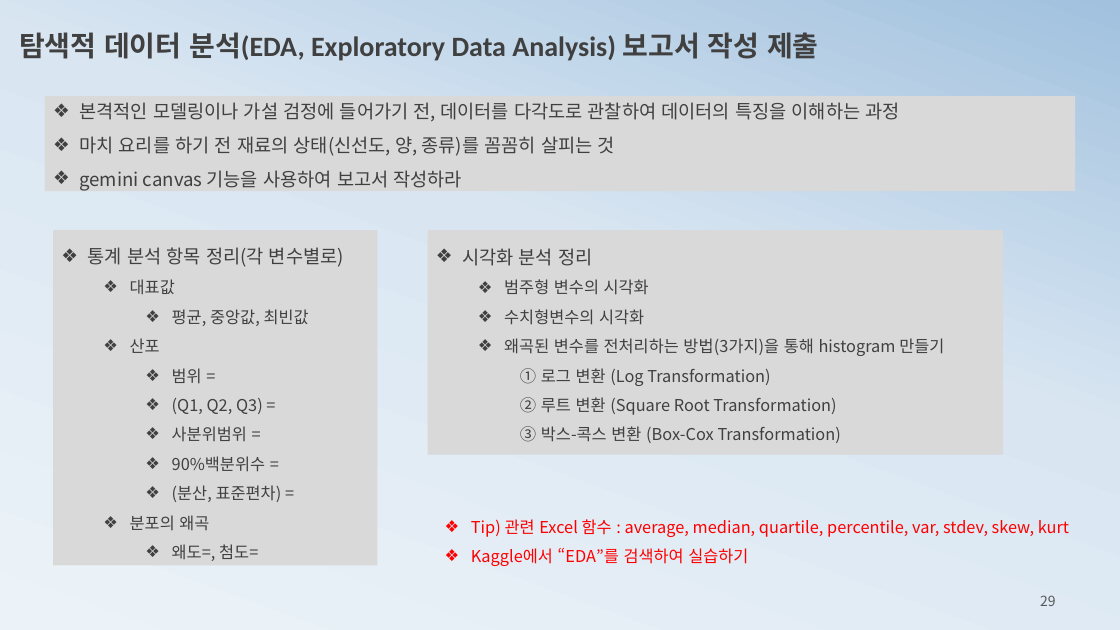
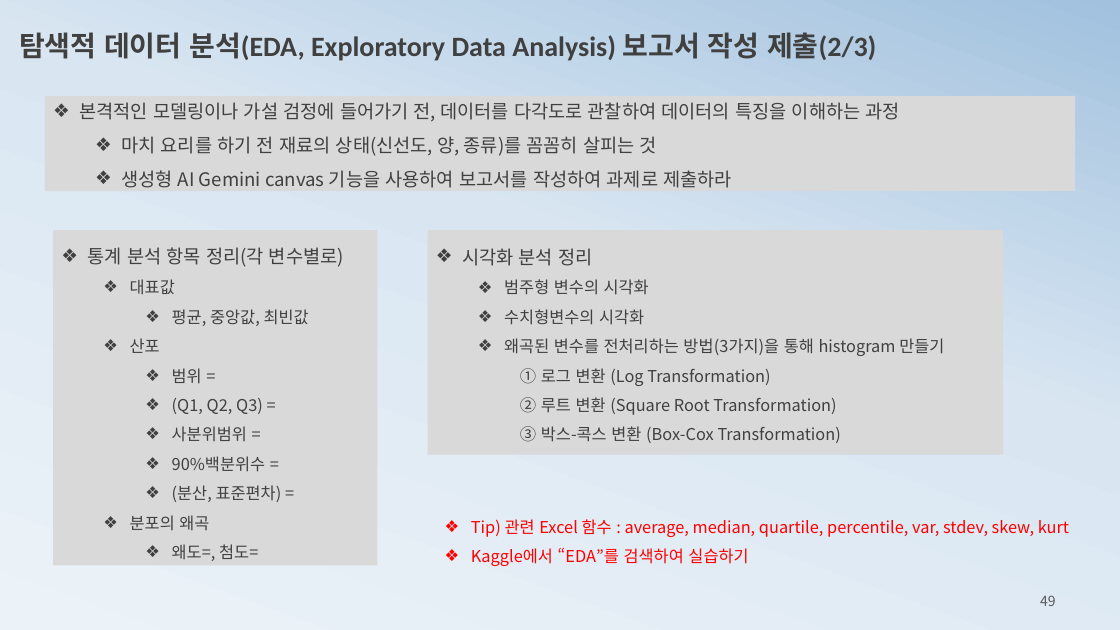
Before and after one commit to ancestor9/mathematics-for-machine-learning, a slide deck: slide 49 of 1_statistics for machine learning.pptx (slide 29 before the commit). Drawn at 1120x630 pixels with LibreOffice and Linux fonts; fonts in the diff are those of the drawing. Boxes give left, top, right and bottom in pixels: in the first picture for what was removed or moved away, otherwise in the second. Text is boxed around its words. In the diff, an @@ line names an element or a change of style, - is before the commit and + after.

```diff
--- a/1_statistics for machine learning.pptx
+++ b/1_statistics for machine learning.pptx
@@ text at [19,32,876,61]: text changed @@
-탐색적 데이터 분석(EDA, Exploratory Data Analysis) 보고서 작성 제출
+탐색적 데이터 분석(EDA, Exploratory Data Analysis) 보고서 작성 제출(2/3)
@@ text in rectangle at [121,136,657,156]: list level 1 to 2 in "마치 요리를 하기 전 재료의 ..." @@
@@ text in rectangle at [121,170,732,188]: text changed @@
-❖ gemini canvas 기능을 사용하여 보고서 작성하라
+  ❖ 생성형 AI Gemini canvas 기능을 사용하여 보고서를 작성하여 과제로 제출하라
@@ page number at [1040,595,1056,606]: text changed @@
-29
+49
```
Also in this commit, not shown: 18 other slides changed, 5 slides added, 2 slides removed.
